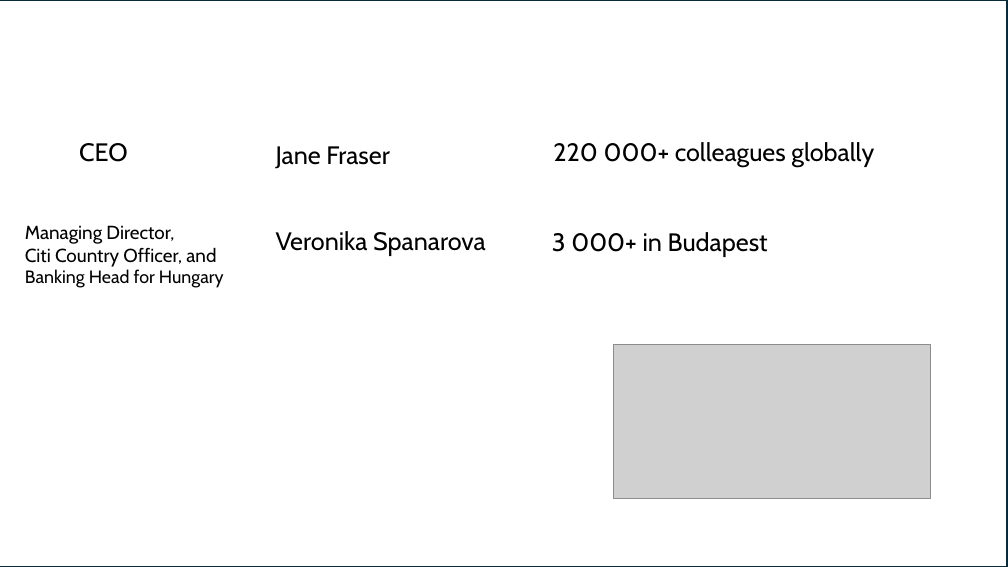
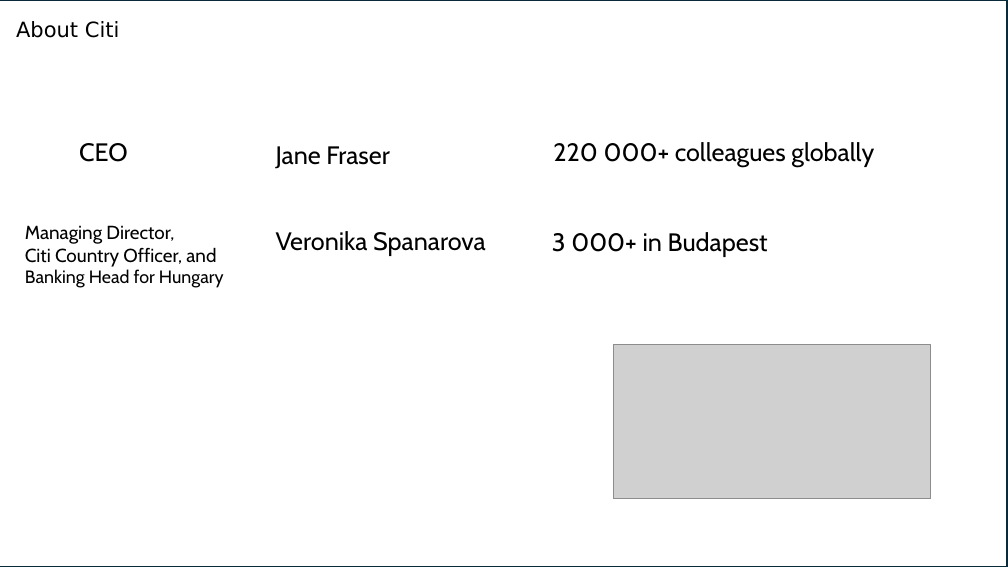
Before and after one commit to fij/btup, a slide deck: slide 2 of MMS_2024_09_10/Farkas_2024_09_10.pptx (slide 3 before the commit). Drawn at 1008x567 pixels with LibreOffice and Linux fonts; fonts in the diff are those of the drawing; grey boxes stand for pictures; background and template pictures are left out. Boxes give left, top, right and bottom in pixels: in the first picture for what was removed or moved away, otherwise in the second. Text is boxed around its words. In the diff, an @@ line names an element or a change of style, - is before the commit and + after.

Commit message:
switched about slides, added back slide headers, added agenda item list

```diff
--- a/MMS_2024_09_10/Farkas_2024_09_10.pptx
+++ b/MMS_2024_09_10/Farkas_2024_09_10.pptx
@@ text added at (16,21,95,38), 20 pt, text #000000 @@
+About Citi
```
Also in this commit, not shown: 24 other slides changed.
